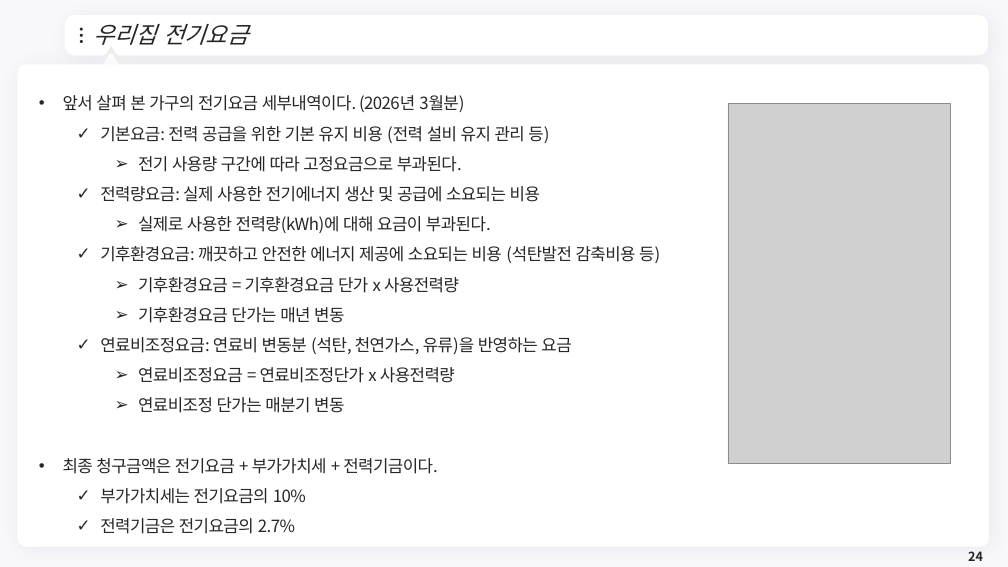
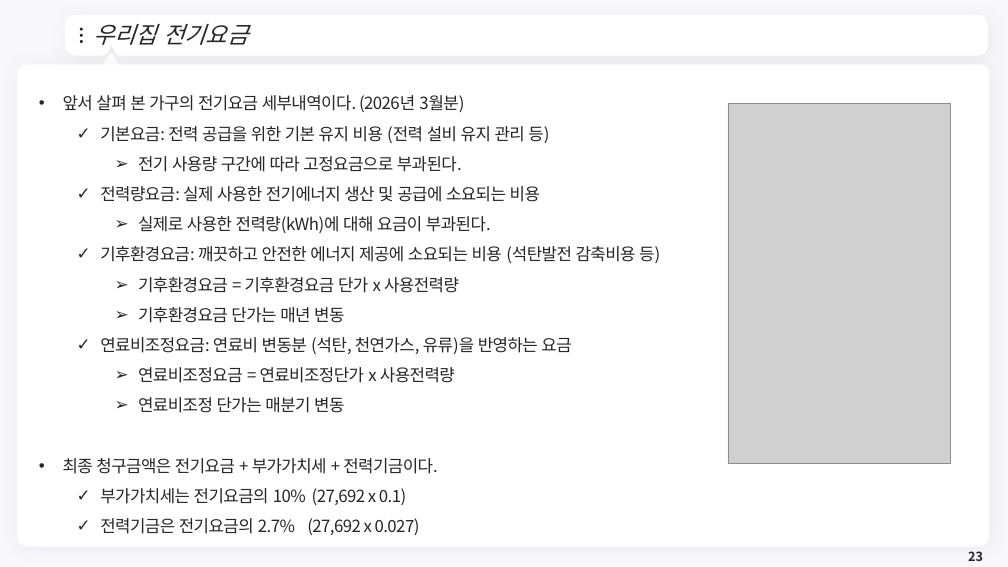
Before and after one commit to meandthey/Teaching, a slide deck: slide 23 of 에너지경제학/자원에너지경제학_Chapter_1.pptx (slide 24 before the commit). Drawn at 1008x567 pixels with LibreOffice and Linux fonts; fonts in the diff are those of the drawing; grey boxes stand for pictures; background and template pictures are left out. Boxes give left, top, right and bottom in pixels: in the first picture for what was removed or moved away, otherwise in the second. Text is boxed around its words. In the diff, an @@ line names an element or a change of style, - is before the commit and + after.

```diff
--- a/에너지경제학/자원에너지경제학_Chapter_1.pptx
+++ b/에너지경제학/자원에너지경제학_Chapter_1.pptx
@@ text at (100,488,420,535): text changed @@
-  ✓ 부가가치세는 전기요금의 10%
-  ✓ 전력기금은 전기요금의 2.7%
+  ✓ 부가가치세는 전기요금의 10% (27,692 x 0.1)
+  ✓ 전력기금은 전기요금의 2.7% (27,692 x 0.027)
@@ page number at (968,551,983,561): text changed @@
-24
+23
```
Also in this commit, not shown: 6 other slides changed, 1 slide added, 1 slide removed.
